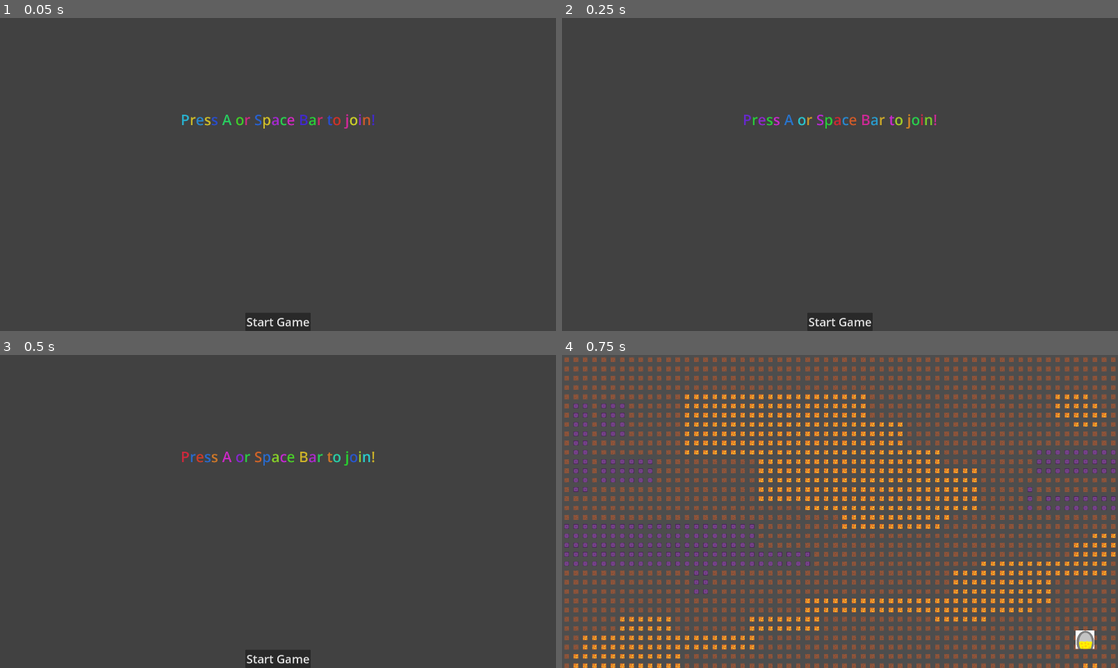
Above: before the commit, frames 1-4 (two rows, left to right).
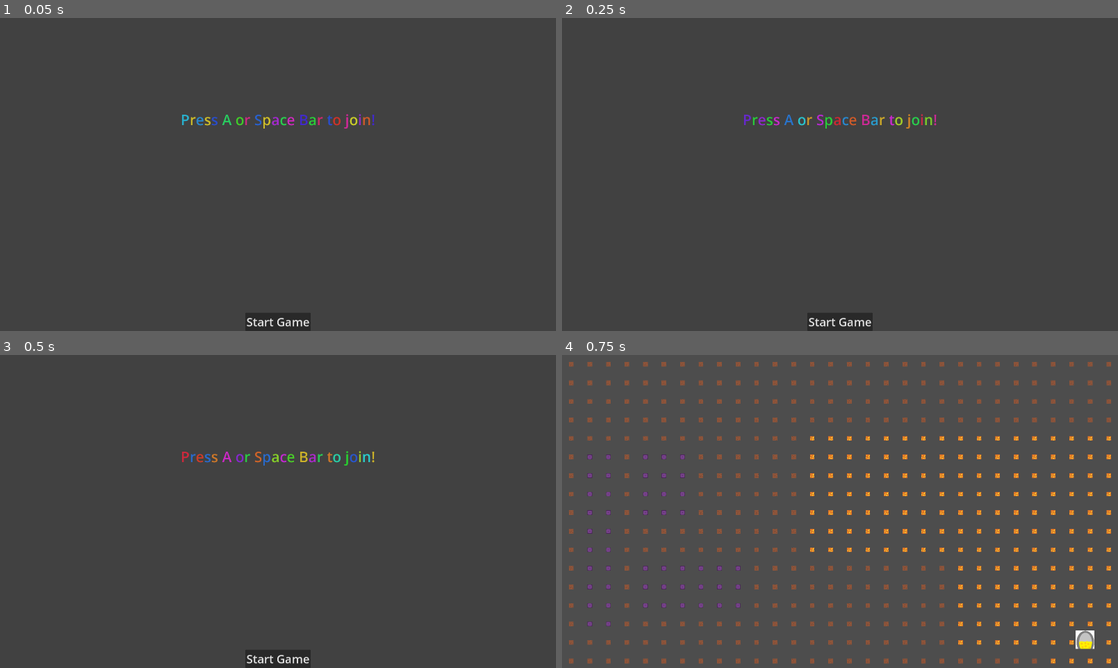
Above: after the commit, the same moments.

Repository: 45DegreeAngl/Sonnnday
Game: Godot game, scene res://Scenes/SceneManager.tscn
Two runs of this game, one before a commit and one after it. Both use one fixed random seed, a clock stepped at 60 frames per second and the inputs below.
Inputs:
- Up to frame 1 (0.05 s): no input
- Up to frame 2 (0.25 s): no input
- Up to frame 3 (0.5 s): no input
- Up to frame 4 (0.75 s): click "Start Game" at 0.5 s

Frames 1-3 are identical in both runs. In frame 4, 33% of the frame differs, in the area x 0-100%, y 0-100%.

Commit message:
Improved input manager deadzone

Diff:
--- a/General/Levels/level_1.tscn
+++ b/General/Levels/level_1.tscn
@@ -14,7 +14,7 @@
 2:0/0/custom_data_0 = 0.75
 
 [sub_resource type="TileSet" id="TileSet_uvqdw"]
-tile_size = Vector2i(32, 32)
+tile_size = Vector2i(64, 64)
 physics_layer_0/collision_layer = 1
 physics_layer_1/collision_layer = 4
 physics_layer_1/collision_mask = 4
--- a/character/input_manager.gd
+++ b/character/input_manager.gd
@@ -32,13 +32,9 @@
 		aPressed = Input.is_action_pressed("a_KB")
 		bPressed = Input.is_action_pressed("b_KB")
 	else:
-		var move_horz: float = Input.get_action_strength("move_right_p" + str(deviceIndex)) - Input.get_action_strength("move_left_p" + str(deviceIndex))
-		var move_vert: float = Input.get_action_strength("move_down_p" + str(deviceIndex)) - Input.get_action_strength("move_up_p" + str(deviceIndex))
-		moveDirection = Vector2(move_horz, move_vert).normalized()
+		moveDirection = Input.get_vector("move_left_p" + str(deviceIndex), "move_right_p" + str(deviceIndex), "move_up_p" + str(deviceIndex), "move_down_p" + str(deviceIndex)).normalized()
 
-		var look_horz: float = Input.get_action_strength("right_stick_right_p" + str(deviceIndex)) - Input.get_action_strength("right_stick_left_p" + str(deviceIndex))
-		var look_vert: float = Input.get_action_strength("right_stick_down_p" + str(deviceIndex)) - Input.get_action_strength("right_stick_up_p" + str(deviceIndex))
-		var desiredLookDirection = Vector2(look_horz, look_vert).normalized()
+		var desiredLookDirection = Input.get_vector("right_stick_left_p" + str(deviceIndex), "right_stick_right_p" + str(deviceIndex), "right_stick_up_p" + str(deviceIndex), "right_stick_down_p" + str(deviceIndex)).normalized()
 		if desiredLookDirection != Vector2.ZERO:
 			lookDirection = desiredLookDirection
 
--- a/character/player.tscn
+++ b/character/player.tscn
@@ -8,17 +8,17 @@
 [ext_resource type="Script" path="res://character/input_manager.gd" id="6_07v0m"]
 
 [sub_resource type="CircleShape2D" id="CircleShape2D_q10bd"]
-radius = 7.0
+radius = 32.0
 
 [sub_resource type="CircleShape2D" id="CircleShape2D_1ta40"]
+radius = 14.0
 
 [node name="Player" type="CharacterBody2D" node_paths=PackedStringArray("health")]
-scale = Vector2(5, 5)
 script = ExtResource("1_k83ya")
 health = NodePath("Health")
 
 [node name="Sprite2D" type="Sprite2D" parent="."]
-scale = Vector2(0.007, 0.007)
+scale = Vector2(0.02, 0.02)
 texture = ExtResource("2_elwag")
 
 [node name="CollisionShape2D" type="CollisionShape2D" parent="."]
